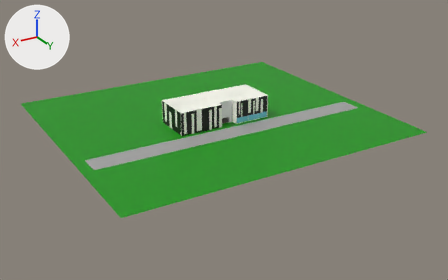
What one commit did to the glTF model code/src/App/components/ruben/campus/campus.glb.
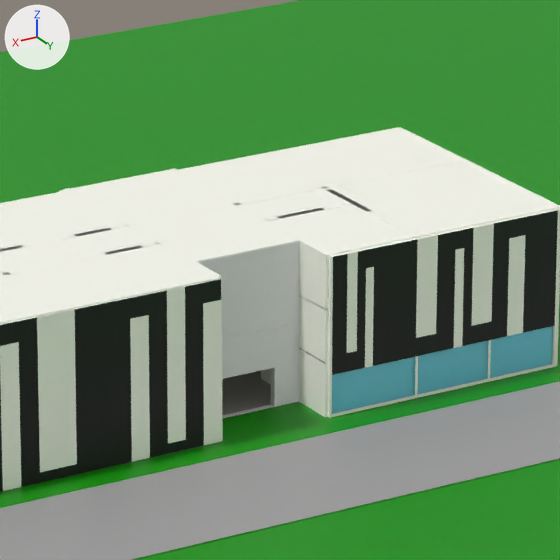
Old and new are each drawn whole from a 50 mm lens placed at (108.9, 190.4, 82.0), pointed at (-1.4, 6.5, -9.9) and again close up on the part from 43% to 60% of the width and 24% to 51% of the height. Lighting does not change. The marker at upper left points along +X, +Y and +Z. Where no turn or scale is listed for an object, it has been applied to the vertices.

Before the edit, the objects in view are built like this:
```python
me_cube_055 = bpy.data.meshes.new('Cube.055')
me_cube_055.from_pydata(...)  # a box spanning x -0.16..0.16, y -3.07..3.07, z -1.45..1.45
me_cube_055.materials.append(mat_material_008)  # white #fefff4
me_cube_059 = bpy.data.meshes.new('Cube.059')
me_cube_059.from_pydata(...)  # 68 vertices, 124 faces; spans x -3.17..3.17, y -0.19..0.22, z -4.26..4.26
me_plane_017 = bpy.data.meshes.new('Plane.017')
me_plane_017.from_pydata(...)  # a box spanning x -3.34..3.34, y -6.41..6.41, z 0.0..0.1
me_plane_017.materials.append(mat_material_004)  # grey #979790
ob_achtermuur_003 = bpy.data.objects.new('achtermuur.003', me_cube_059)
ob_achtermuur_003.location = (-1.08, 7.64, 1.61)
ob_cube_050 = bpy.data.objects.new('Cube.050', me_cube_055)
ob_cube_050.location = (-4.28, 7.23, 4.5)
ob_inkomgrondverdiep2_002 = bpy.data.objects.new('inkomgrondverdiep2.002', me_plane_017)
ob_inkomgrondverdiep2_002.location = (-0.88, 1.39, -2.75)
# also in view: 'Cube.061' at (-11.2, 10.3, -1.5); 'achtermuur.002' at (-11.2, 10.3, 1.6); 'Plane' at (0.0, 0.0, -2.7); 'eetgrondverdiep2.003' at (-11.1, 2.7, 5.9); 'Cube.060' at (10.2, 2.8, 5.9)
```
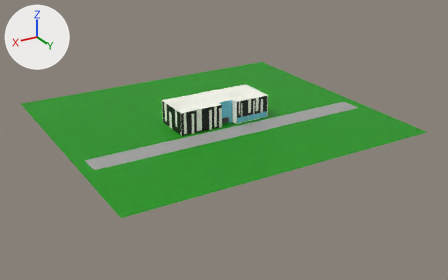
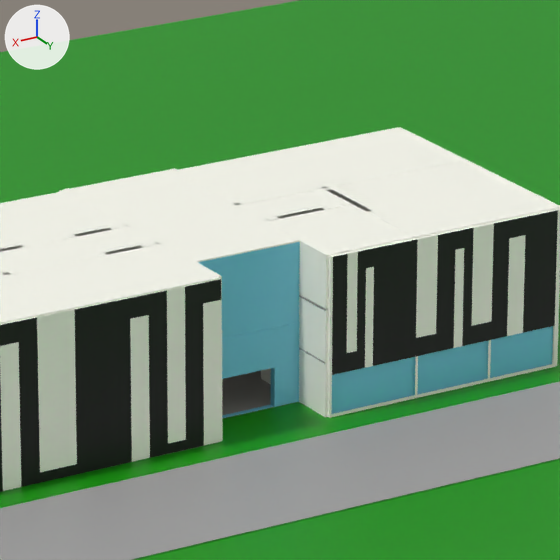
Pixel boxes [x1, y1, x2, y2] of what changed, in the close-ups (560 x 560 px):
'achtermuur.003', recoloured (grey to cyan)
    both: [198, 242, 300, 418]

Patch to the scene script:
```diff
--- a/code/src/App/components/ruben/campus/campus.glb.py
+++ b/code/src/App/components/ruben/campus/campus.glb.py
@@ me_cube_059 @@
 me_cube_059.from_pydata(...)  # 68 vertices, 124 faces; spans x -3.17..3.17, y -0.19..0.22, z -4.26..4.26
+me_cube_059.materials.append(mat_material_021)  # cyan #75cee7
```
